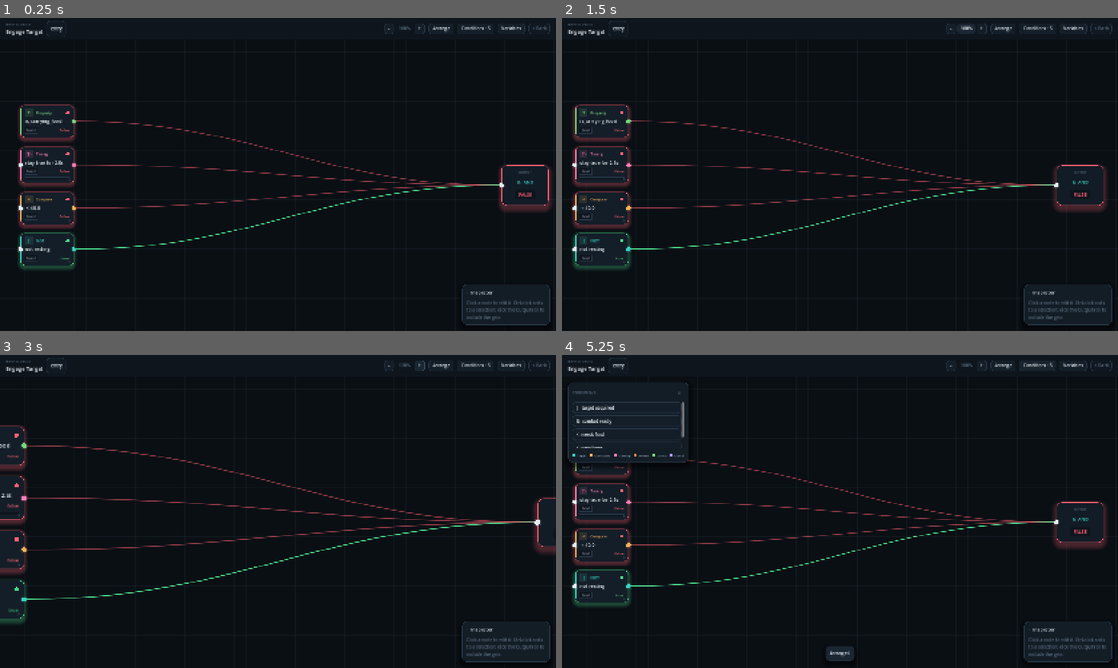
Above: before the commit, frames 1-4 (two rows, left to right).
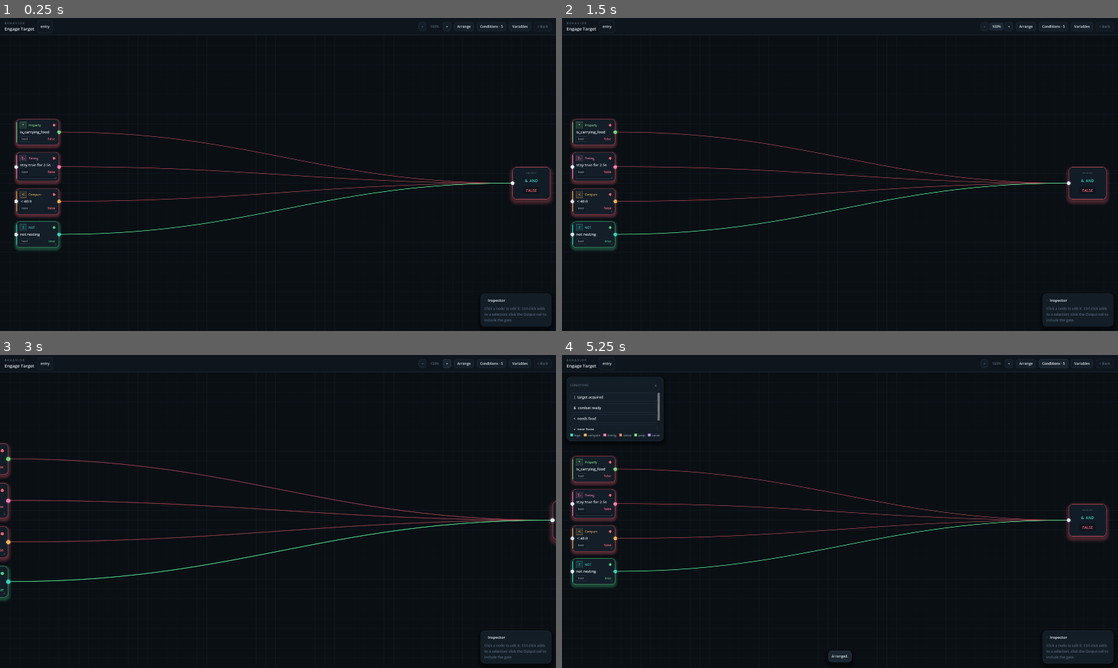
Above: after the commit, the same moments.

Repository: Ctharo/Chem-Ants
Game: Godot game, scene res://ui/condition_graph/condition_graph_editor.tscn
Two runs of this game, one before a commit and one after it. Both use one fixed random seed, a clock stepped at 60 frames per second and the inputs below.
Inputs:
- Up to frame 1 (0.25 s): no input
- Up to frame 2 (1.5 s): click "-" at 0.5 s; click "83%" at 1.25 s
- Up to frame 3 (3 s): click "100%" at 2 s; click "+" at 2.75 s
- Up to frame 4 (5.25 s): click "120%" at 3.5 s; click "Arrange" at 4.25 s; click "Conditions · 5" at 5 s

The runs differ from the first frame. In frame 1, 5.7% of the frame differs, in the area x 0-100%, y 0-99%; in frame 2, 5.8%; in frame 3, 4.9%; in frame 4, 7.0%.
Error before the commit: Assertion failed: _focus(): path emptied - check _go_to()/_go_back(). (res://ui/condition_graph/condition_graph_editor.gd:520)

Commit message:
Stabilize graph editor viewport bootstrap
Reworked `ConditionGraphEditor` startup ordering so graph state is initialized before viewport/layout work, added a `_boot_done` guard, and tightened `_build_viewport()` preconditions to avoid early invalid builds. Also switched project display settings to a fixed 1920x1080 viewport stretch mode and removed the editor’s dynamic UI scaling/fullscreen toggling hooks that depended on window resize events.

Diff:
--- a/project.godot
+++ b/project.godot
@@ -17,8 +17,9 @@
 
 [display]
 
-window/stretch/mode="canvas_items"
-window/stretch/aspect="expand"
+window/size/viewport_width=1920
+window/size/viewport_height=1080
+window/stretch/mode="viewport"
 
 [physics]
 
--- a/ui/condition_graph/condition_graph_editor.gd
+++ b/ui/condition_graph/condition_graph_editor.gd
@@ -94,6 +94,8 @@
 var marquee_base: Dictionary = {}
 var _click_token: int = 0
 var _nav_tween: Tween = null
+var _boot_done: bool = false
+
 
 signal _modal_done(text: String)
 
@@ -239,22 +241,24 @@
 	_check_glyph_coverage()
 	ConditionLibrary.dev_reset_user_data()
 	_build_sample_document()
+
+	# Graph state first: _build_viewport() is unusable without it.
+	path = [tree_root] as Array[ConditionNodeData]
+	expanded = _layer_expansion(tree_root.id)
+
 	_load_library()
 	_apply_styles()
 	_connect_chrome()
 	rail = OutputRailWidget.new(COLORS, ui_font)
-	rail.rail_clicked.connect(_on_rail_clicked)
-	rail.rail_port_pressed.connect(_on_rail_port_pressed)
+	var _rc: int = rail.rail_clicked.connect(_on_rail_clicked)
+	var _rp: int = rail.rail_port_pressed.connect(_on_rail_port_pressed)
 	world.add_child(rail)
 	world.move_child(rail, world.get_child_count() - 1)
 	behavior_label.text = behavior_title
-	stage.resized.connect(func() -> void: _build_viewport(true))
-	var win: Window = get_window()
-	win.size_changed.connect(func() -> void: _set_ui_scale(_auto_ui_scale()))
-	_set_ui_scale(_auto_ui_scale())
-	grid_layer.draw.connect(_draw_grid)
-	path = [tree_root]
-	expanded = _layer_expansion(tree_root.id)
+	var _gd: int = grid_layer.draw.connect(_draw_grid)
+
+
+	_boot_done = true
 	call_deferred("_render_all")
 
 
@@ -683,7 +687,7 @@
 
 
 func _build_viewport(skip_anim: bool = false) -> void:
-	if not is_node_ready() or stage.size.x < 2:
+	if not _boot_done or path.is_empty() or stage.size.x < 2:
 		return
 	var old_pos: Dictionary = node_pos.duplicate()
 	for c: Node in nodes_layer.get_children():
@@ -2604,22 +2608,3 @@
 		else:
 			_go_back()
 		get_viewport().set_input_as_handled()
-
-func _set_ui_scale(next: float) -> void:
-	ui_scale = clampf(snappedf(next, 0.05), MIN_UI_SCALE, MAX_UI_SCALE)
-	get_window().content_scale_factor = ui_scale
-	# The root viewport resizes, which fires stage.resized -> _build_viewport.
-
-
-## Scale from the window's short edge so a 4K panel doesn't render 10px labels.
-func _auto_ui_scale() -> float:
-	var win_h: float = float(get_window().size.y)
-	return clampf(snappedf(win_h / DESIGN_HEIGHT, 0.25), MIN_UI_SCALE, MAX_UI_SCALE)
-
-
-func _toggle_fullscreen() -> void:
-	var win: Window = get_window()
-	var was_full: bool = win.mode == Window.MODE_FULLSCREEN \
-		or win.mode == Window.MODE_EXCLUSIVE_FULLSCREEN
-	win.mode = Window.MODE_WINDOWED if was_full else Window.MODE_FULLSCREEN
-	_set_ui_scale(_auto_ui_scale())
